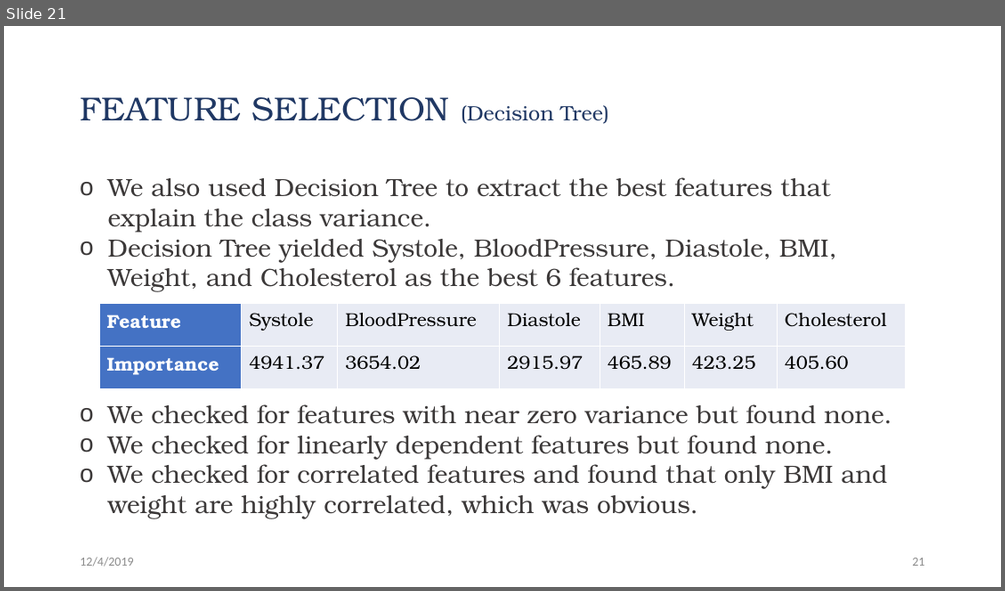
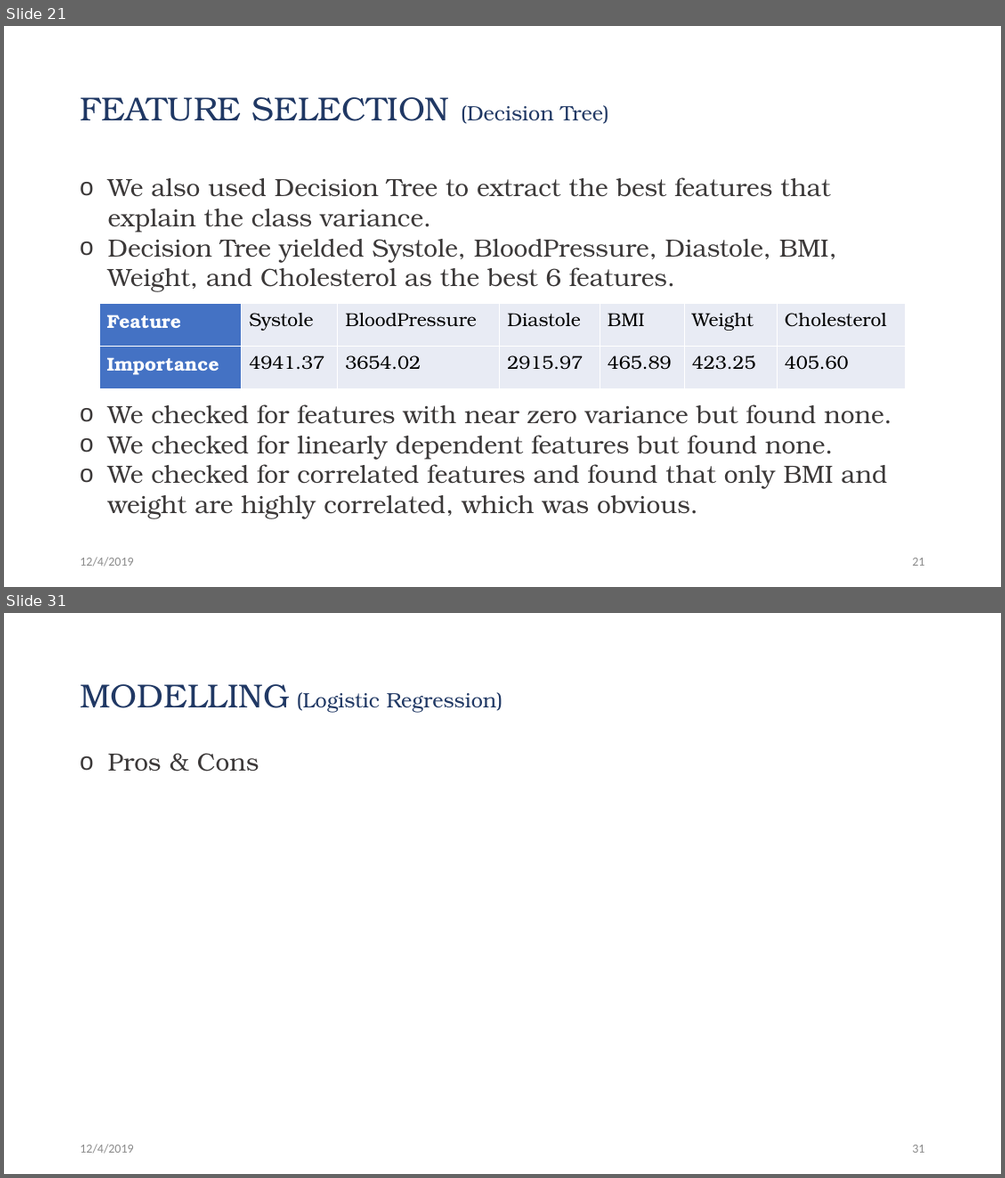
Before and after one commit to Jwen-pg/cds501-predicting-heart-disease, a slide deck: presentation.pptx. Shown one above the other, each under a label of ours: slide 21 before the commit, slides 21 and 31 after it; the slides between them are not shown. The pictures are 1005x591 and 1005x1178 pixels, drawn with LibreOffice and Linux fonts; fonts in the diff are those of the drawing. Boxes give left, top, right and bottom in pixels: in the first picture for what was removed or moved away, otherwise in the second. Text is boxed around its words. In the diff, an @@ line names an element or a change of style, - is before the commit and + after.

```diff
--- a/presentation.pptx
+++ b/presentation.pptx
@@ slide 31 added at box(4, 613, 1001, 1174), background #FFFFFF @@
@@ title added at box(80, 684, 503, 713), 20 pt, text #203864 @@
+MODELLING (Logistic Regression)
@@ text added at box(108, 753, 259, 771), 24 pt, text #3B3838 @@
+o Pros & Cons
@@ text added at box(80, 1143, 133, 1153), 12 pt, text #8C8C8C @@
+12/4/2019
@@ page number added at box(912, 1144, 924, 1152), 12 pt, text #8C8C8C @@
+31
```
Also in this commit, not shown: 7 slides changed, 7 other slides added, 1 slide removed.
